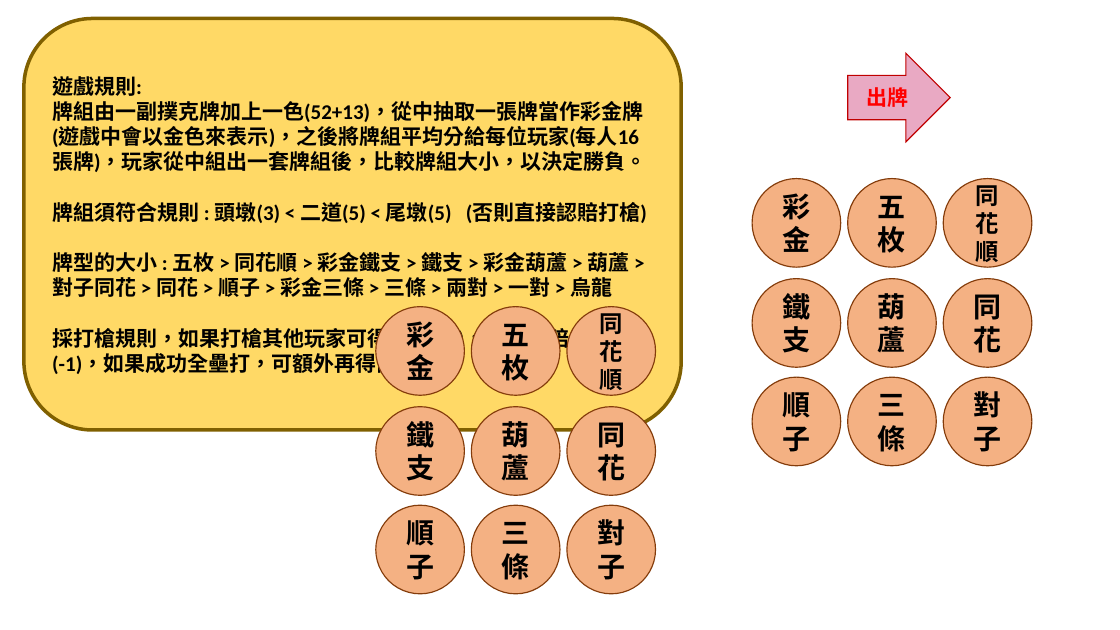
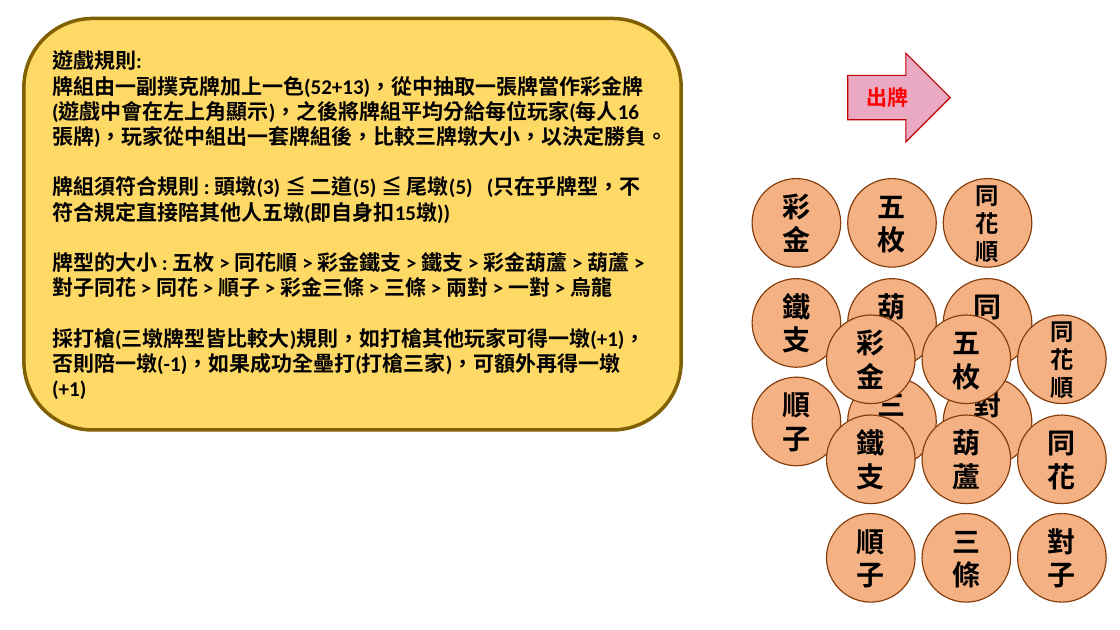
Before and after one commit to findketsuro/thirteen-branches, a slide deck: slide 1 of 圖片製作.pptx. Drawn at 1120x630 pixels with LibreOffice and Linux fonts; fonts in the diff are those of the drawing. Boxes give left, top, right and bottom in pixels: in the first picture for what was removed or moved away, otherwise in the second. Text is boxed around its words. In the diff, an @@ line names an element or a change of style, - is before the commit and + after.

```diff
--- a/圖片製作.pptx
+++ b/圖片製作.pptx
@@ text in rounded rectangle at bbox=[52, 76, 668, 223]: text changed @@
-牌組由一副撲克牌加上一色(52+13)，從中抽取一張牌當作彩金牌(遊戲中會以金色來表示)，之後將牌組平均分給每位玩家(每人16張牌)，玩家從中組出一套牌組後，比較牌組大小，以決定勝負。
-牌組須符合規則 : 頭墩(3) < 二道(5) < 尾墩(5) (否則直接認賠打槍)
+牌組由一副撲克牌加上一色(52+13)，從中抽取一張牌當作彩金牌(遊戲中會在左上角顯示)，之後將牌組平均分給每位玩家(每人16張牌)，玩家從中組出一套牌組後，比較三牌墩大小，以決定勝負。
+牌組須符合規則 : 頭墩(3) ≦ 二道(5) ≦ 尾墩(5) (只在乎牌型，不符合規定直接陪其他人五墩(即自身扣15墩))
@@ text in rounded rectangle at bbox=[52, 328, 645, 399]: text changed @@
-採打槍規則，如果打槍其他玩家可得一墩(+1)，否則則陪一墩(-1)，如果成功全壘打，可額外再得兩墩(+2)
+採打槍(三墩牌型皆比較大)規則，如打槍其他玩家可得一墩(+1)，否則陪一墩(-1)，如果成功全壘打(打槍三家)，可額外再得一墩(+1)
@@ 9 ellipses: place and size @@
-9 ellipses at bbox=[376, 307, 656, 594]
+9 ellipses at bbox=[827, 315, 1107, 602]
```
Also in this commit, not shown: 1 other slide changed, 4 other files.
